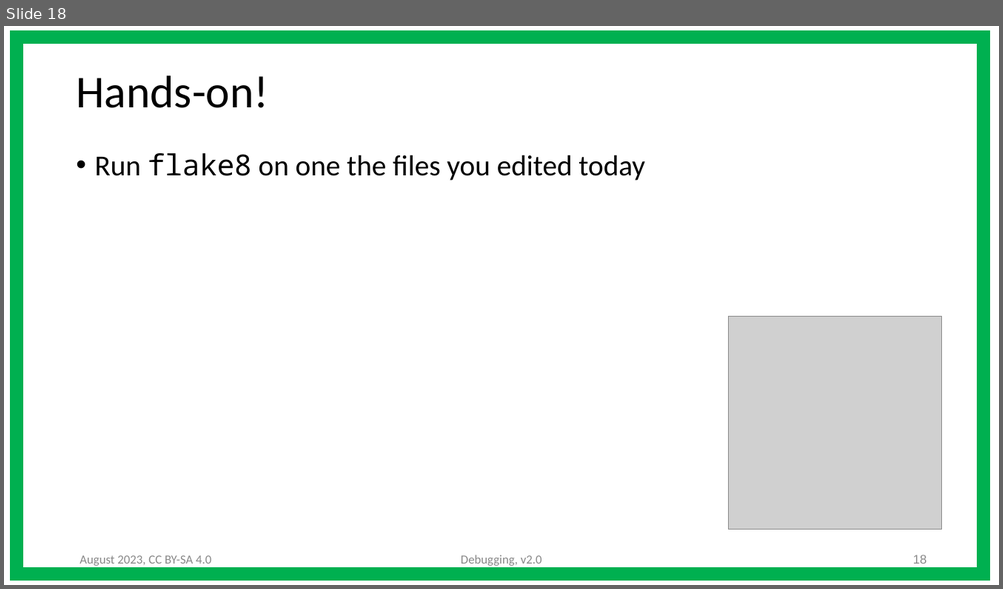
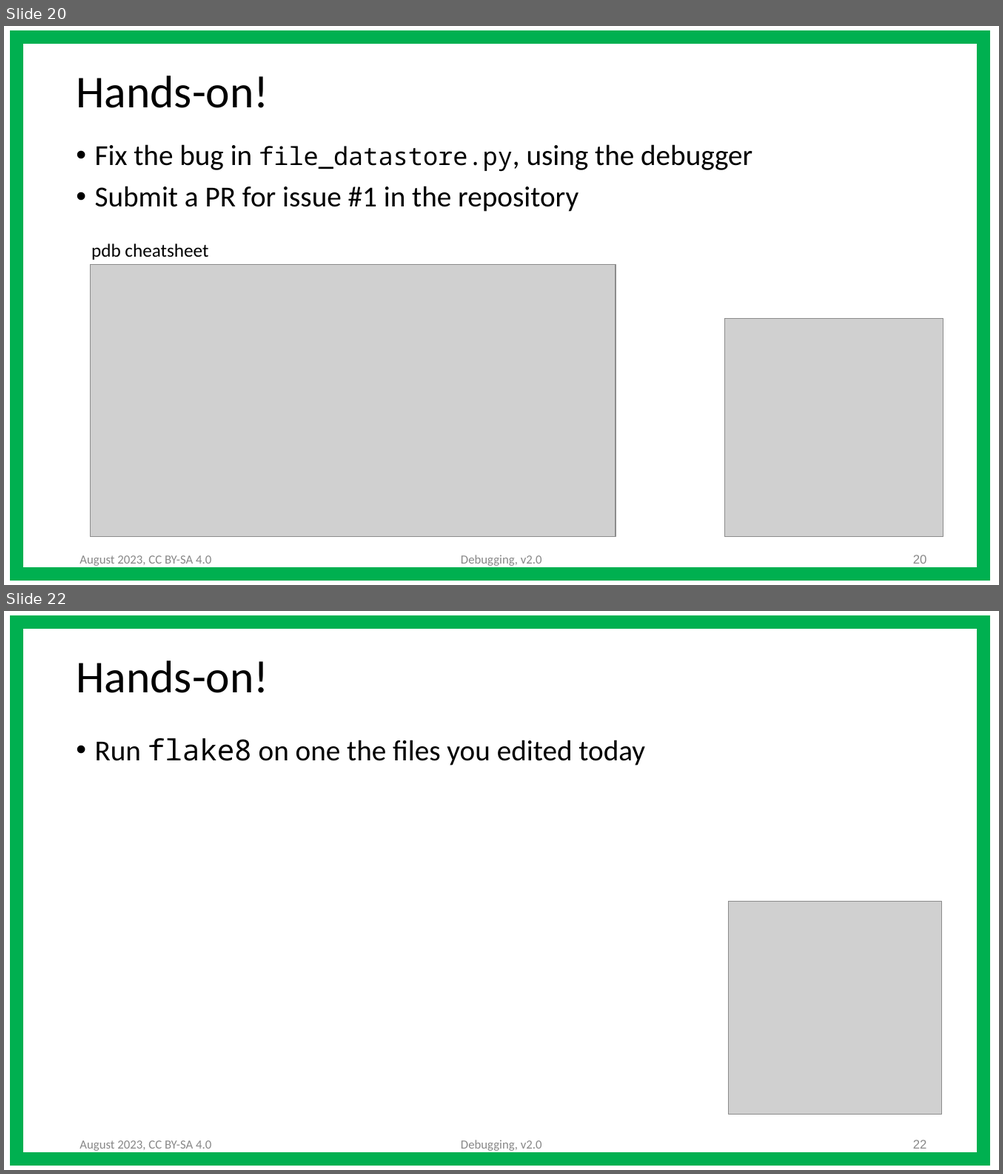
Before and after one commit to ASPP/testing_debugging_profiling, a slide deck: debugging.pptx. Shown one above the other, each under a label of ours: slide 18 before the commit, slides 20 and 22 after it; the slides between them are not shown. The pictures are 1003x589 and 1003x1174 pixels, drawn with LibreOffice and Linux fonts; fonts in the diff are those of the drawing; grey boxes stand for pictures. Boxes give left, top, right and bottom in pixels: in the first picture for what was removed or moved away, otherwise in the second. Text is boxed around its words. In the diff, an @@ line names an element or a change of style, - is before the commit and + after.

```diff
--- a/debugging.pptx
+++ b/debugging.pptx
@@ slide 20 added at <box>4,26,999,585</box>, background #FFFFFF @@
@@ rectangle added at <box>17,37,984,574</box>, outline #00B050 13 pt @@
@@ title added at <box>76,76,268,108</box>, 44 pt, text #000000 @@
+Hands-on!
@@ text added at <box>95,144,752,212</box>, 28 pt, text #000000 @@
+• Fix the bug in file_datastore.py, using the debugger
+• Submit a PR for issue #1 in the repository
@@ text added at <box>91,244,208,260</box>, 18 pt, text #000000 @@
+pdb cheatsheet
@@ picture added at <box>90,265,615,537</box> @@
@@ picture added at <box>725,319,943,538</box> @@
@@ text added at <box>79,556,211,566</box>, 12 pt, text #888888 @@
+August 2023, CC BY-SA 4.0
@@ text added at <box>461,555,542,566</box>, 12 pt, text #888888 @@
+Debugging, v2.0
@@ page number added at <box>913,555,927,564</box>, 12 pt, text #888888 @@
+20
@@ what was slide 18 is now slide 22 @@
@@ page number at <box>913,1140,927,1149</box>: text changed @@
-18
+22
```
Also in this commit, not shown: 1 slide changed, 3 other slides added, 14 other files.
